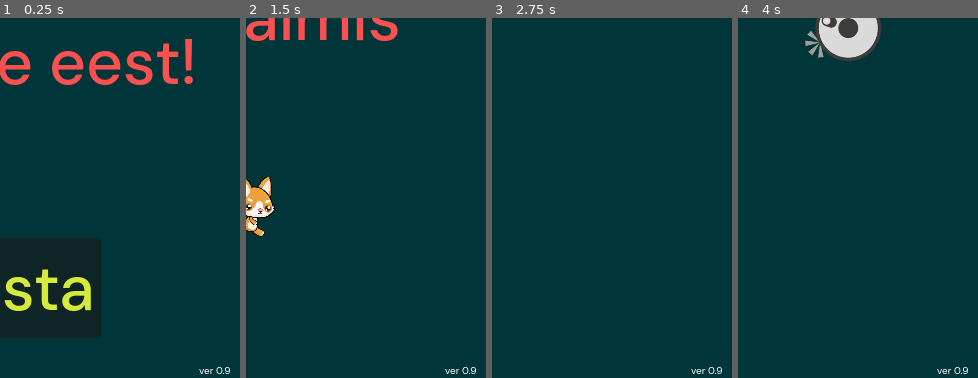
Above: before the commit, frames 1-4 (left to right).
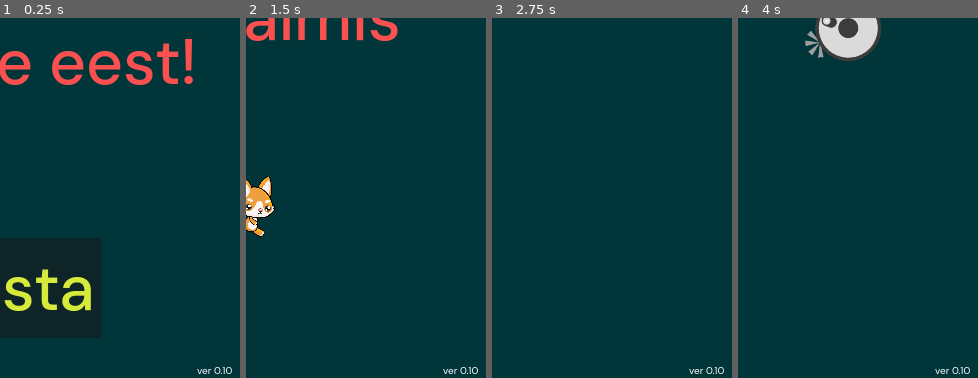
Above: after the commit, the same moments.

Repository: taunoe/2d-demo-game
Game: Godot game, scene res://main.tscn
The game is run twice, just before and just after one commit, with the same random seed, the same clock (stepped at 60 frames per second) and the same inputs.
Inputs (mouse positions are % of the whole screen's width and height, from its top left):
- Up to frame 1 (0.25 s): no input
- Up to frame 2 (1.5 s): click "Alusta" at 0.5 s; move the mouse to (45, 70) at 1.27 s; hold Up (move_up) from 1.28 s (still down)
- Up to frame 3 (2.75 s): keep holding Up (move_up); move the mouse to (80, 65) at 2.02 s
- Up to frame 4 (4 s): move the mouse to (20, 35) at 2.77 s; release Up (move_up) at 2.78 s; hold Left (move_left) from 2.78 s (still down); move the mouse to (55, 50) at 3.52 s
The pictures show only the part of the screen within x 50-100%, y 50-100%; the shares and areas given below are measured in that part.

The runs differ from the first frame. In frame 1, 0.2% of the frame differs, in the area x 82-97%, y 96-99%; in frame 2, 0.2%; in frame 3, 0.2%; in frame 4, 0.2%.

Commit message:
ver 0.10

Diff:
--- a/HUD/ui.tscn
+++ b/HUD/ui.tscn
@@ -117,7 +117,7 @@
 grow_vertical = 0
 theme_override_fonts/font = ExtResource("3_528dp")
 theme_override_font_sizes/font_size = 10
-text = "ver 0.9"
+text = "ver 0.10"
 horizontal_alignment = 1
 vertical_alignment = 2
 
--- a/main.gd
+++ b/main.gd
@@ -22,6 +22,10 @@
 func player_hit() -> void:
 	if lives > 0:
 		lives -= 1
+
+	score -= 6
+	if score < 0:
+		score = 0
 
 	$HUD.update_lives(lives)
 
--- a/main.tscn
+++ b/main.tscn
@@ -72,7 +72,7 @@
 stream = ExtResource("8_x0vbk")
 
 [node name="GinTimer" type="Timer" parent="."]
-wait_time = 5.0
+wait_time = 6.0
 
 [connection signal="hit" from="Player" to="." method="player_hit"]
 [connection signal="timeout" from="ToivoTimer" to="." method="_on_toivo_timer_timeout"]
